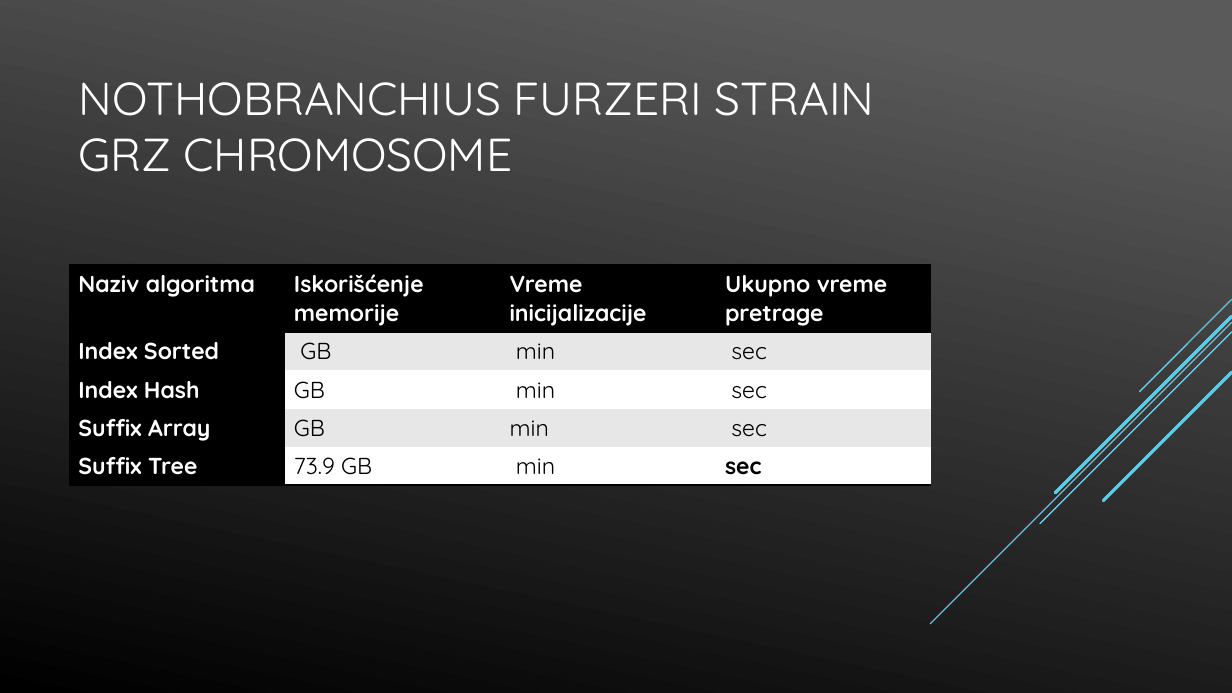
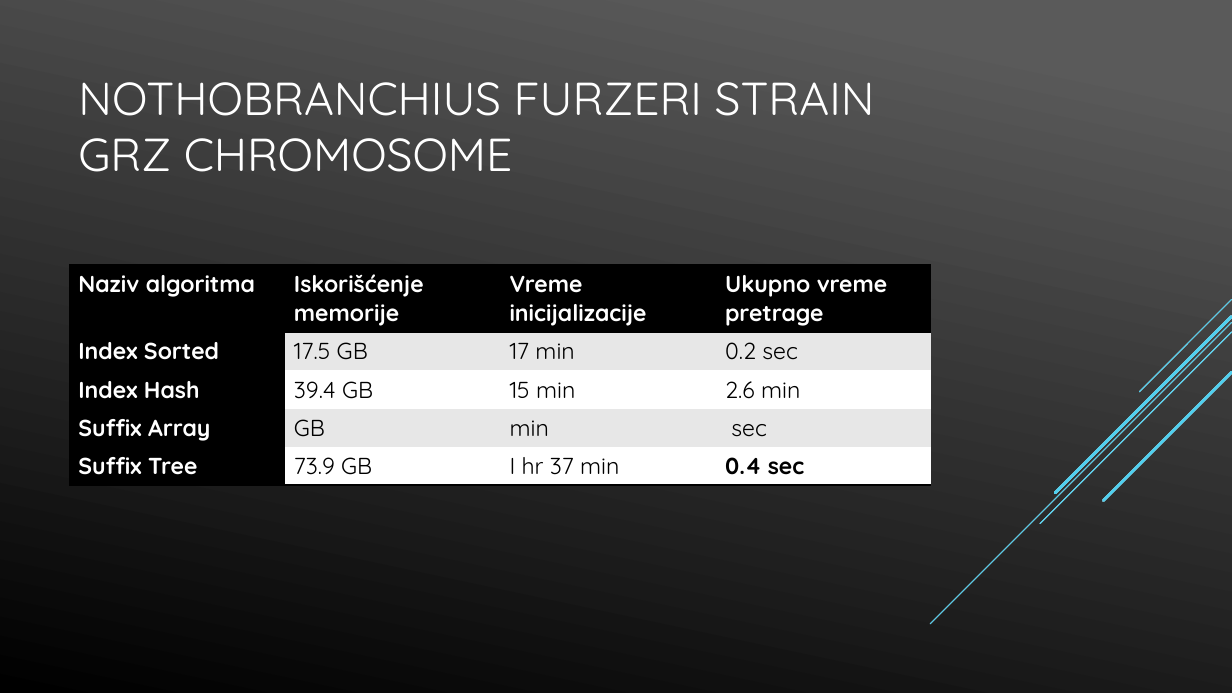
Before and after one commit to napoznata/GI_2019, a slide deck: slide 10 of Presentation/gi_presentation.pptx. Drawn at 1232x693 pixels with LibreOffice and Linux fonts; fonts in the diff are those of the drawing. Boxes give left, top, right and bottom in pixels: in the first picture for what was removed or moved away, otherwise in the second. Text is boxed around its words. In the diff, an @@ line names an element or a change of style, - is before the commit and + after.

```diff
--- a/Presentation/gi_presentation.pptx
+++ b/Presentation/gi_presentation.pptx
@@ table at box(69, 265, 931, 480) @@
-row 2: Index Sorted | GB | min | sec
+row 2: Index Sorted | 17.5 GB | 17 min | 0.2 sec
-row 3: Index Hash | GB | min | sec
+row 3: Index Hash | 39.4 GB | 15 min | 2.6 min
-row 5, column 3: min
+row 5, column 3: I hr 37 min
-row 5, column 4: sec
+row 5, column 4: 0.4 sec
```
Also in this commit, not shown: 2 other slides changed, 1 slide removed, 2 other files.
